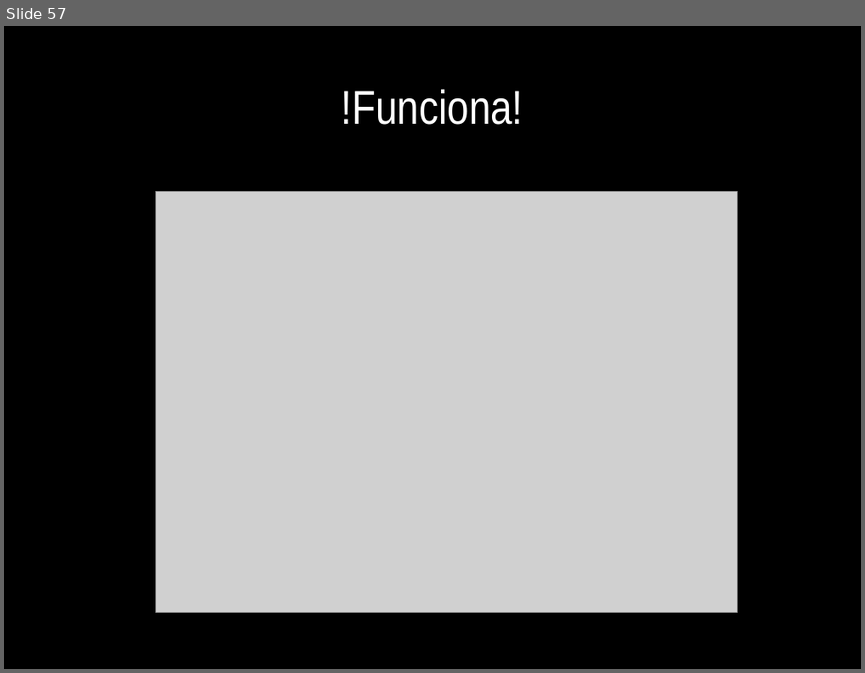
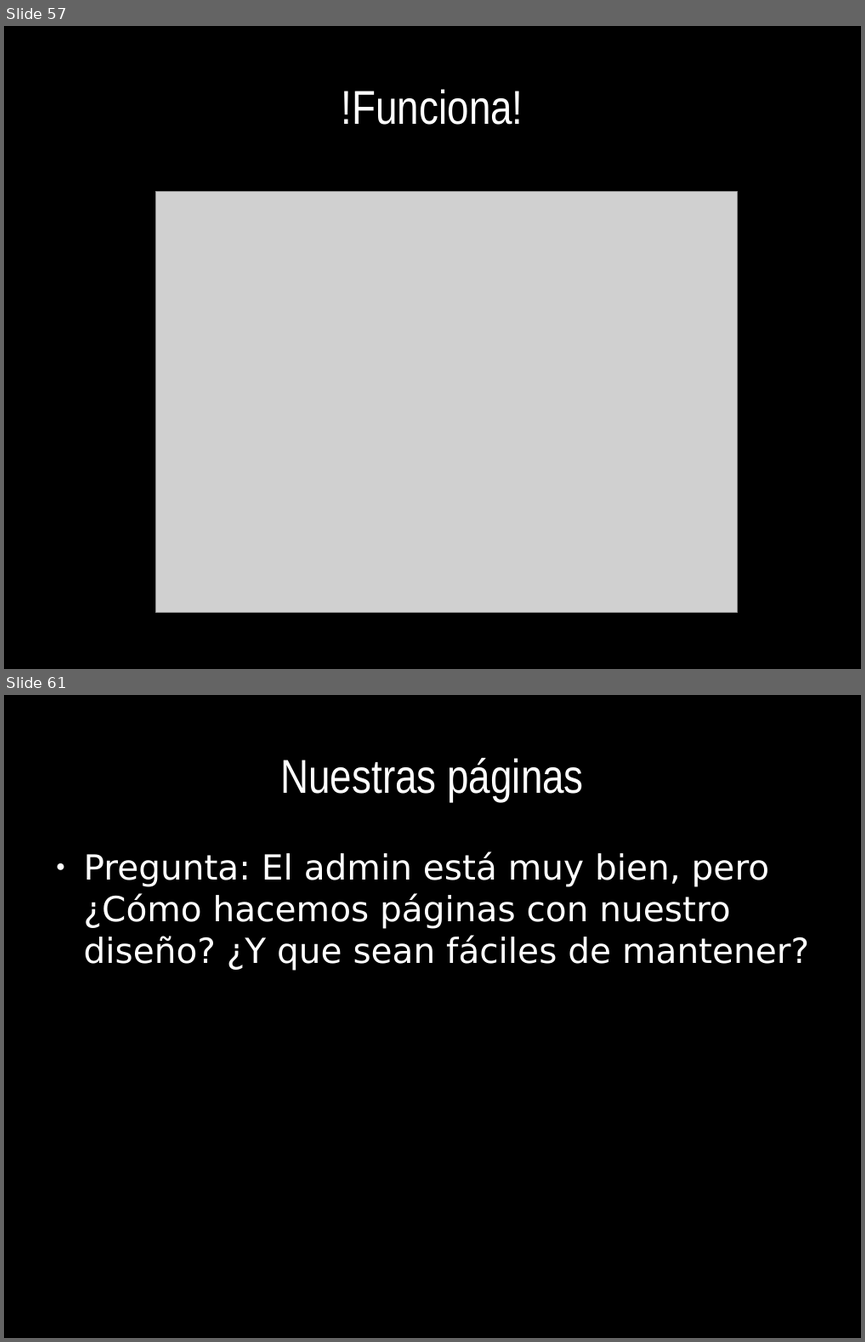
Before and after one commit to euribates/curso-django, a slide deck: presentacion/curso_django.odp. Shown one above the other, each under a label of ours: slide 57 before the commit, slides 57 and 61 after it; the slides between them are not shown. The pictures are 865x673 and 865x1342 pixels, drawn with LibreOffice and Linux fonts; fonts in the diff are those of the drawing; grey boxes stand for pictures. Boxes give left, top, right and bottom in pixels: in the first picture for what was removed or moved away, otherwise in the second. Text is boxed around its words. In the diff, an @@ line names an element or a change of style, - is before the commit and + after.

Commit message:
A?adidos varios superheroes y fotos Empliada la presentaci?n Mejoras en el admin

```diff
--- a/presentacion/curso_django.odp
+++ b/presentacion/curso_django.odp
@@ slide 61 added at [4,695,861,1338], background #000000 @@
@@ title added at [280,758,583,801], 44 pt, text #FFFFFF @@
+Nuestras páginas
@@ text added at [84,851,809,970], 32 pt, text #FFFFFF @@
+● Pregunta: El admin está muy bien, pero ¿Cómo hacemos páginas con nuestro diseño? ¿Y que sean fáciles de mantener?
```
Also in this commit, not shown: 1 slide changed, 3 other slides added, 17 other files.
